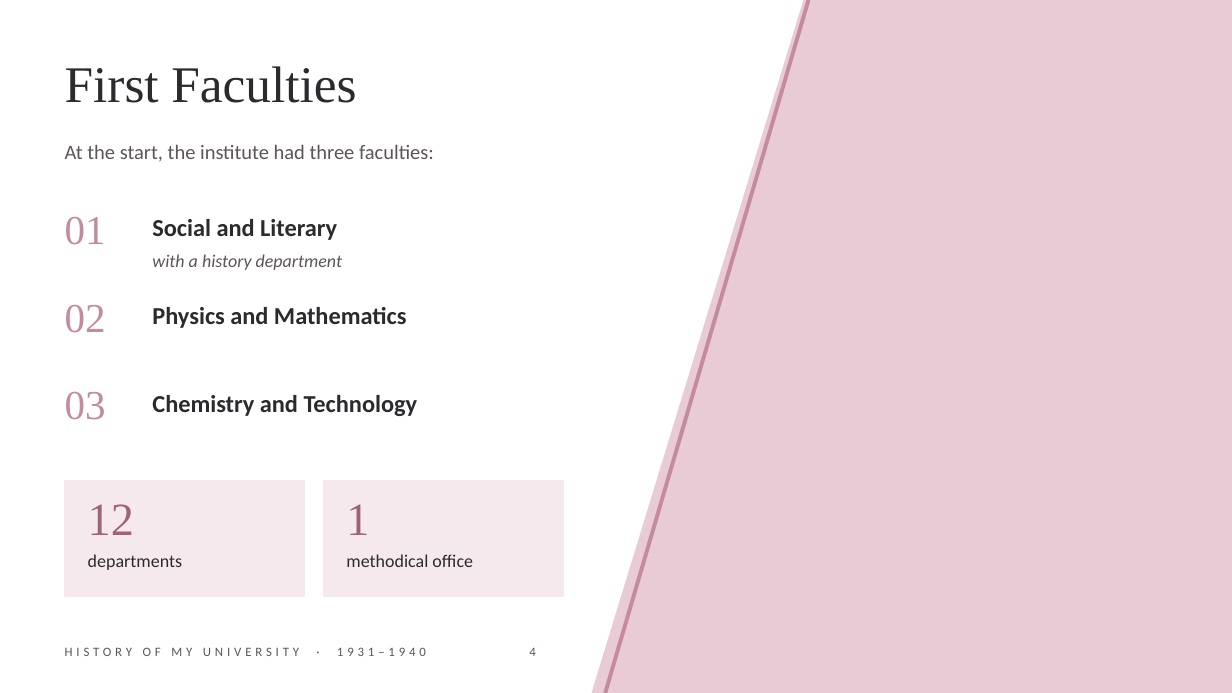
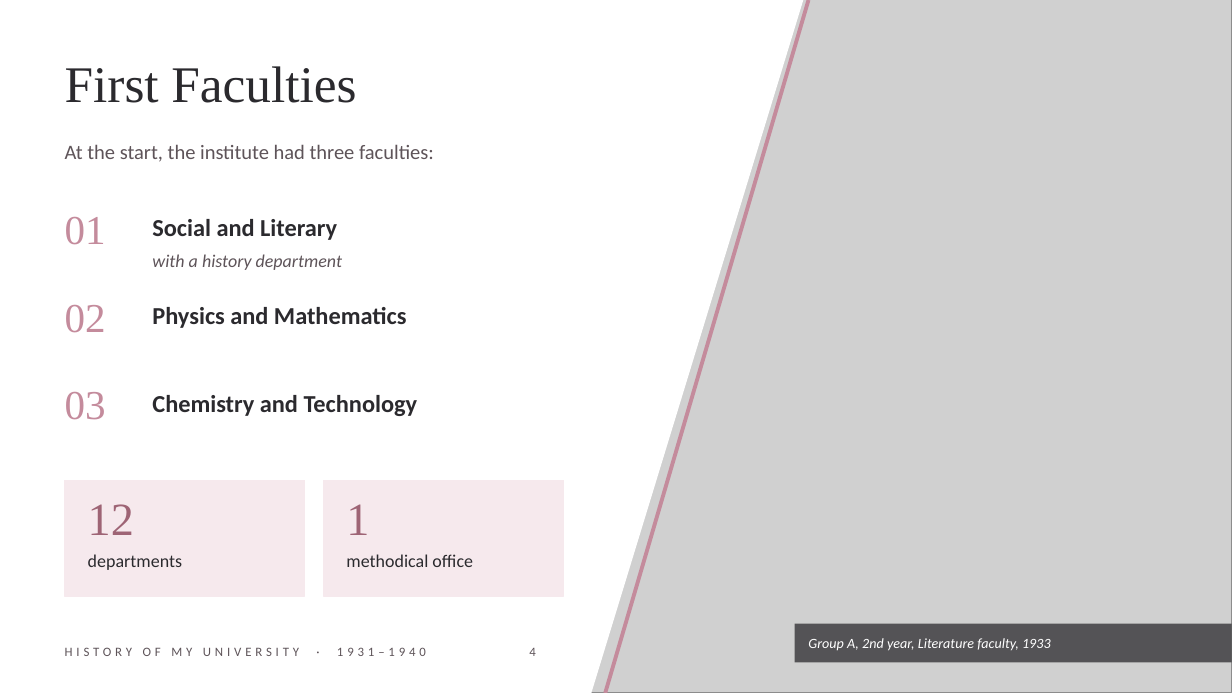
Before and after one commit to gtssummer/paintbot, a slide deck: slide 4 of presentation/MOPI_History_1931-1940.pptx. Drawn at 1232x693 pixels with LibreOffice and Linux fonts; fonts in the diff are those of the drawing; grey boxes stand for pictures. Boxes give left, top, right and bottom in pixels: in the first picture for what was removed or moved away, otherwise in the second. Text is boxed around its words. In the diff, an @@ line names an element or a change of style, - is before the commit and + after.

```diff
--- a/presentation/MOPI_History_1931-1940.pptx
+++ b/presentation/MOPI_History_1931-1940.pptx
@@ rectangle removed at [592, 0, 1232, 693] @@
@@ picture added at [592, 0, 1232, 693] @@
@@ rectangle added at [795, 624, 1232, 663], fill #2B2A2E at 75% opacity @@
@@ text added at [808, 638, 1051, 651], 11 pt, text #FFFFFF, italic @@
+Group A, 2nd year, Literature faculty, 1933
```
Also in this commit, not shown: 5 other slides changed, 18 other files.
